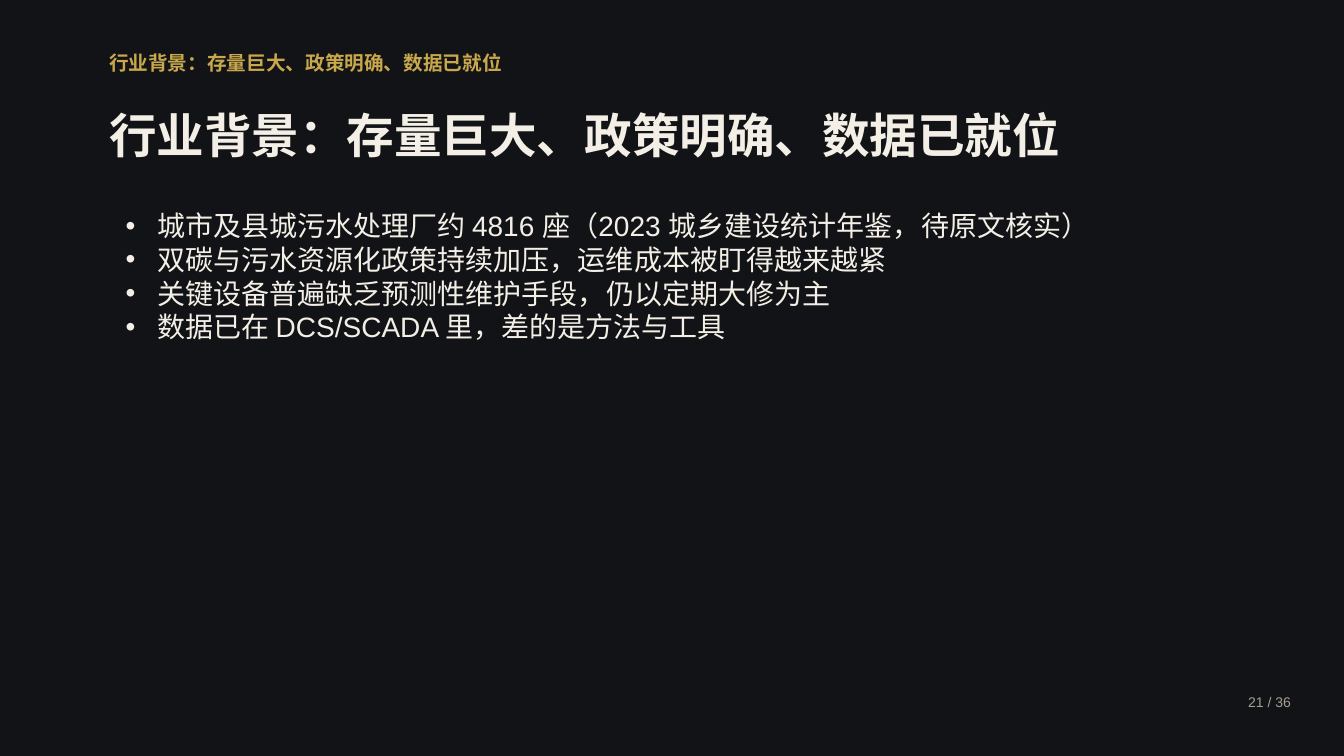
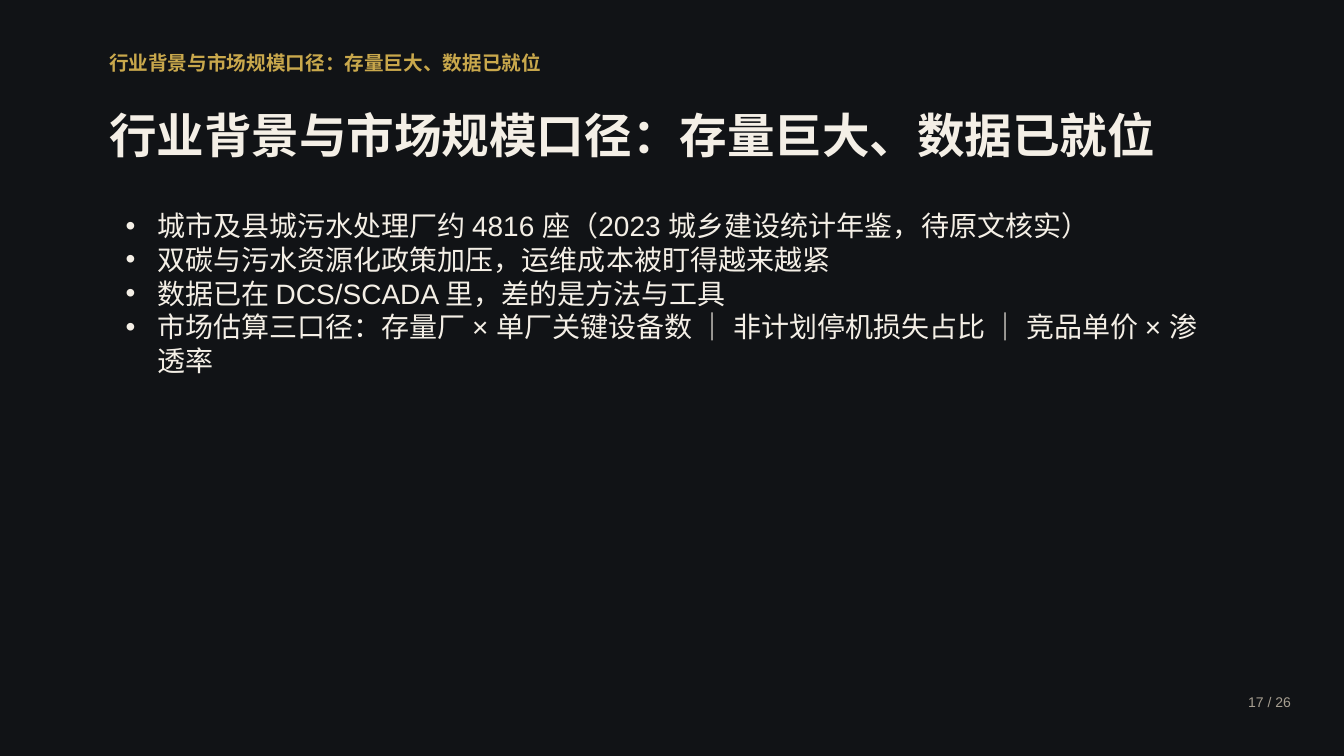
Before and after one commit to by739yang/BEWG_PdM, a slide deck: slide 20 of deliverables/ppt/澜脉_商业计划书.pptx (slide 31 before the commit). Drawn at 1344x756 pixels with LibreOffice and Linux fonts; fonts in the diff are those of the drawing. Boxes give left, top, right and bottom in pixels: in the first picture for what was removed or moved away, otherwise in the second. Text is boxed around its words. In the diff, an @@ line names an element or a change of style, - is before the commit and + after.

Commit message:
商业计划书压到 29 页并只留 pptx：内容页 25 + 4 页关键配图；删除 html/json；新增定稿脚本（生成到临时目录 → 只落 pptx → 注入配图 → 去重复收尾页 → 校验页数上限 30）

```diff
--- a/deliverables/ppt/澜脉_商业计划书.pptx
+++ b/deliverables/ppt/澜脉_商业计划书.pptx
@@ text at [109,53,541,72]: text changed @@
-行业背景：存量巨大、政策明确、数据已就位
+行业背景与市场规模口径：存量巨大、数据已就位
@@ text at [109,112,1155,158]: text changed @@
-行业背景：存量巨大、政策明确、数据已就位
+行业背景与市场规模口径：存量巨大、数据已就位
@@ text at [157,246,830,273]: text changed @@
-• 双碳与污水资源化政策持续加压，运维成本被盯得越来越紧
-• 关键设备普遍缺乏预测性维护手段，仍以定期大修为主
+• 双碳与污水资源化政策加压，运维成本被盯得越来越紧
@@ text at [157,313,1197,374]: paragraph added @@
+• 市场估算三口径：存量厂 × 单厂关键设备数 ｜ 非计划停机损失占比 ｜ 竞品单价 × 渗透率
@@ text at [1248,697,1291,707]: text changed @@
-21 / 36
+17 / 26
```
Also in this commit, not shown: 28 other slides changed, 18 slides removed, 5 other files.
